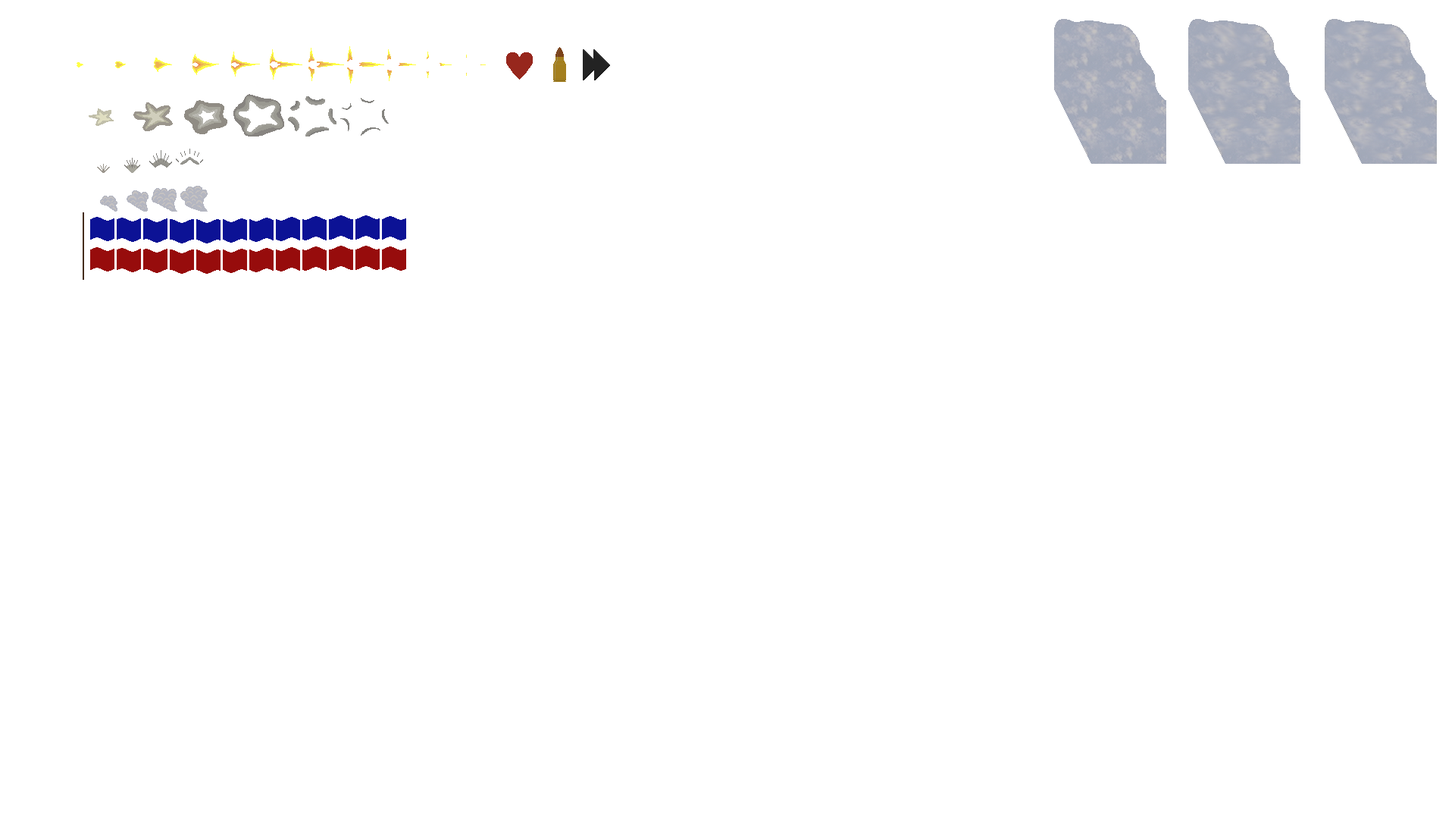
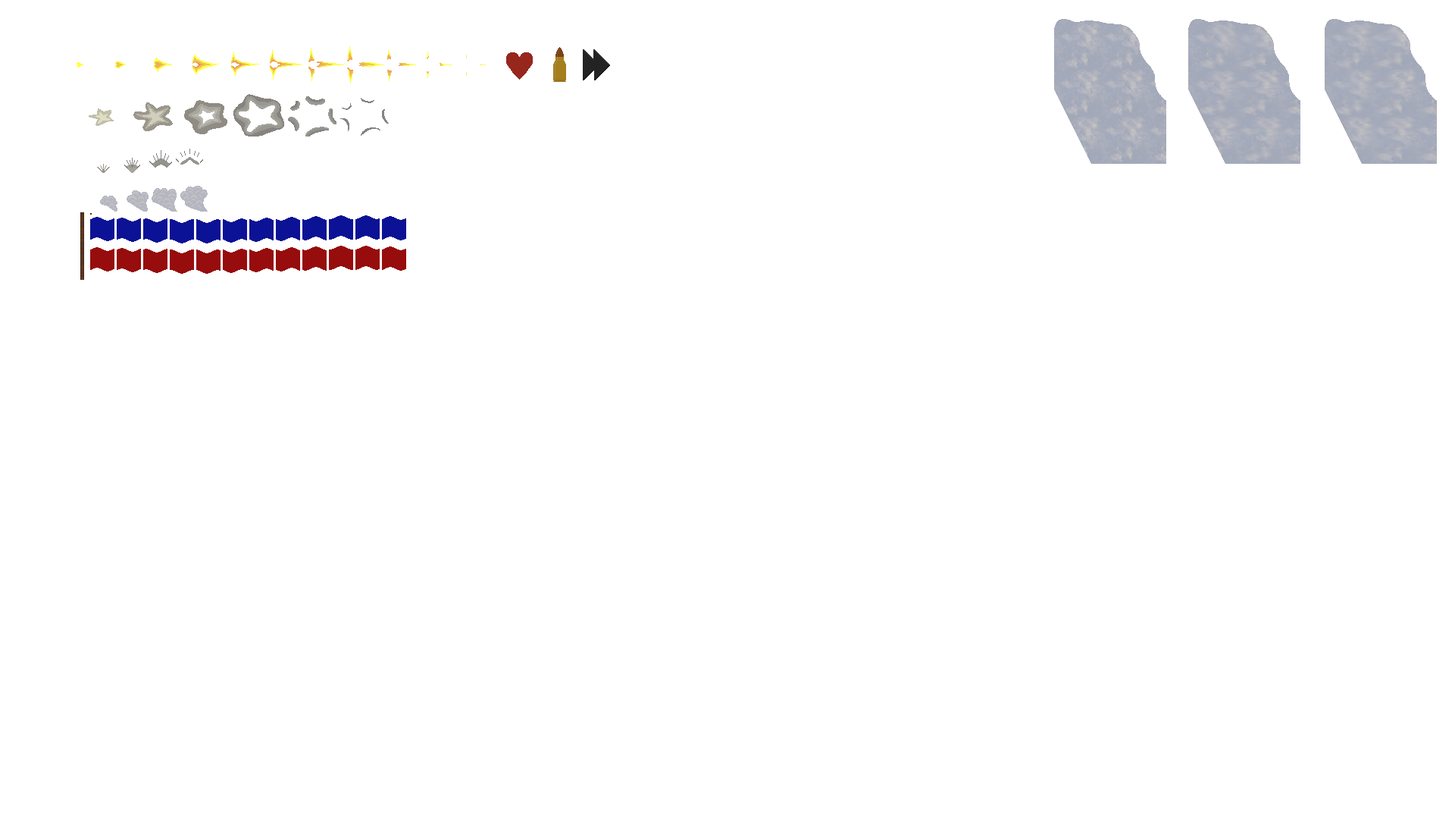
Before/after of a w=1455, h=819 layered artwork. What changed in the layer stack:
painted on "Flags" over (80, 212, 92, 280)
